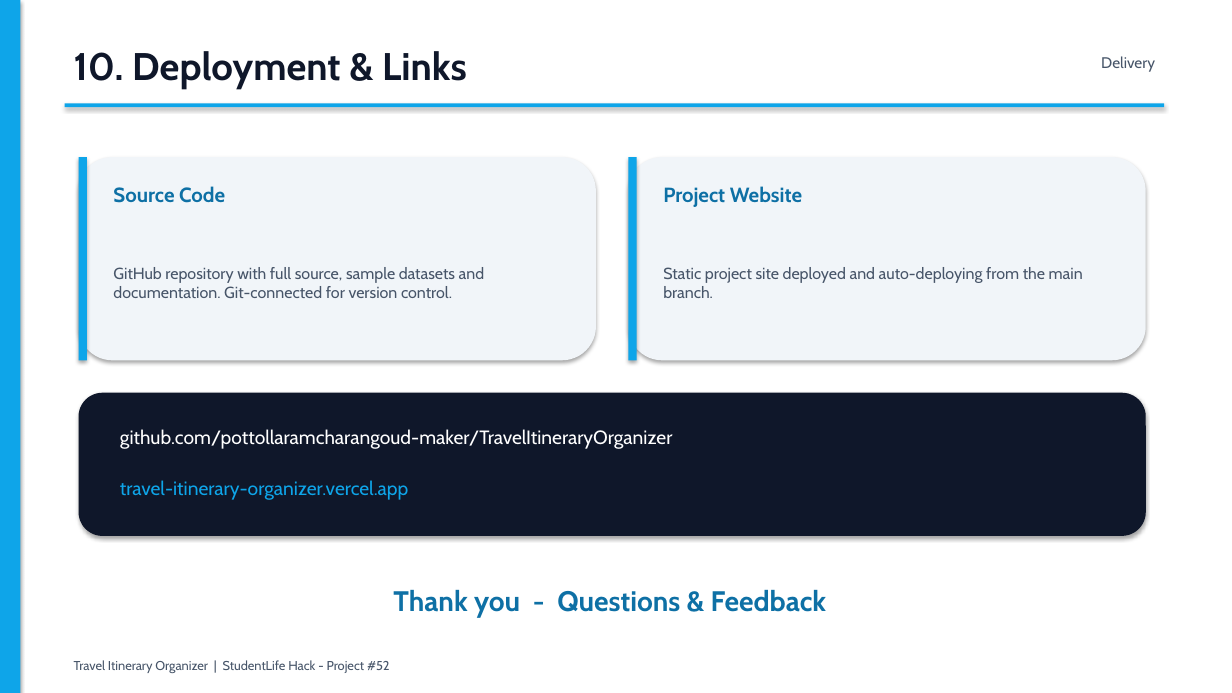
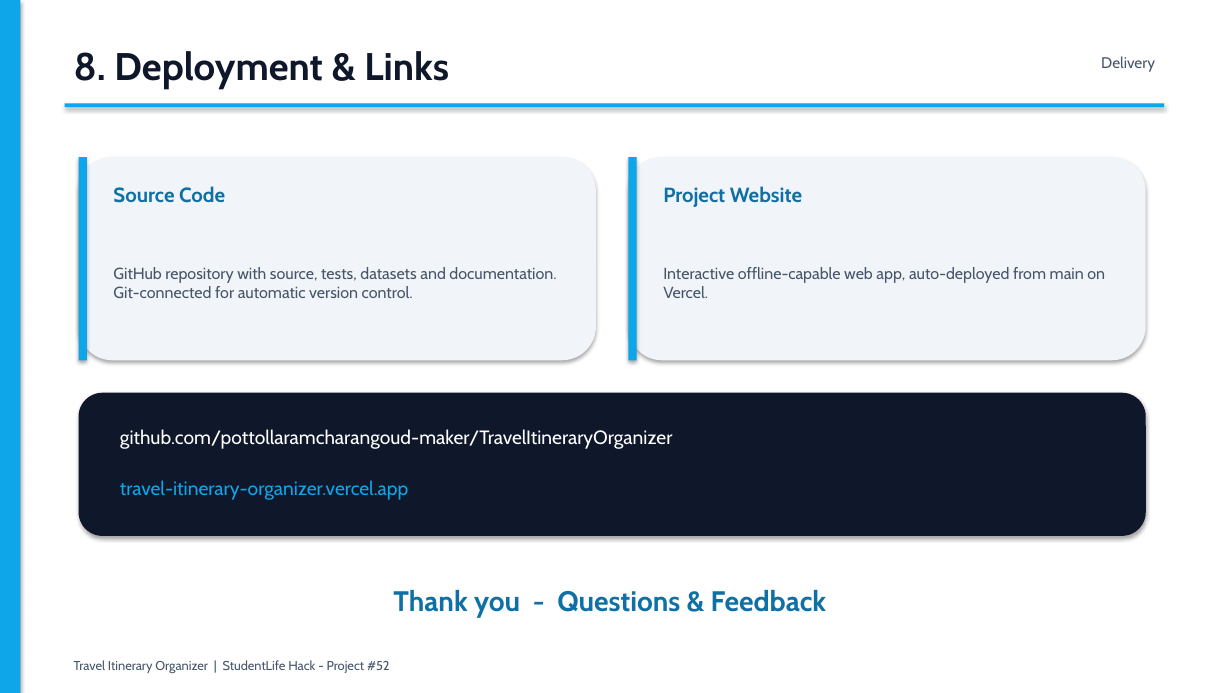
Before and after one commit to pottollaramcharangoud-maker/TravelItineraryOrganizer, a slide deck: slide 9 of TravelItineraryOrganizer_Presentation.pptx (slide 11 before the commit). Drawn at 1232x693 pixels with LibreOffice and Linux fonts; fonts in the diff are those of the drawing. Boxes give left, top, right and bottom in pixels: in the first picture for what was removed or moved away, otherwise in the second. Text is boxed around its words. In the diff, an @@ line names an element or a change of style, - is before the commit and + after.

Commit message:
Update presentation and documentation for final feature set

```diff
--- a/TravelItineraryOrganizer_Presentation.pptx
+++ b/TravelItineraryOrganizer_Presentation.pptx
@@ text at [74, 51, 449, 89]: text changed @@
-10. Deployment & Links
+8. Deployment & Links
@@ text at [113, 267, 556, 298]: text changed @@
-GitHub repository with full source, sample datasets and documentation. Git-connected for version control.
+GitHub repository with source, tests, datasets and documentation. Git-connected for automatic version control.
@@ text at [663, 267, 1105, 298]: text changed @@
-Static project site deployed and auto-deploying from the main branch.
+Interactive offline-capable web app, auto-deployed from main on Vercel.
```
Also in this commit, not shown: 6 other slides changed, 1 slide added, 3 slides removed, 1 other file.
